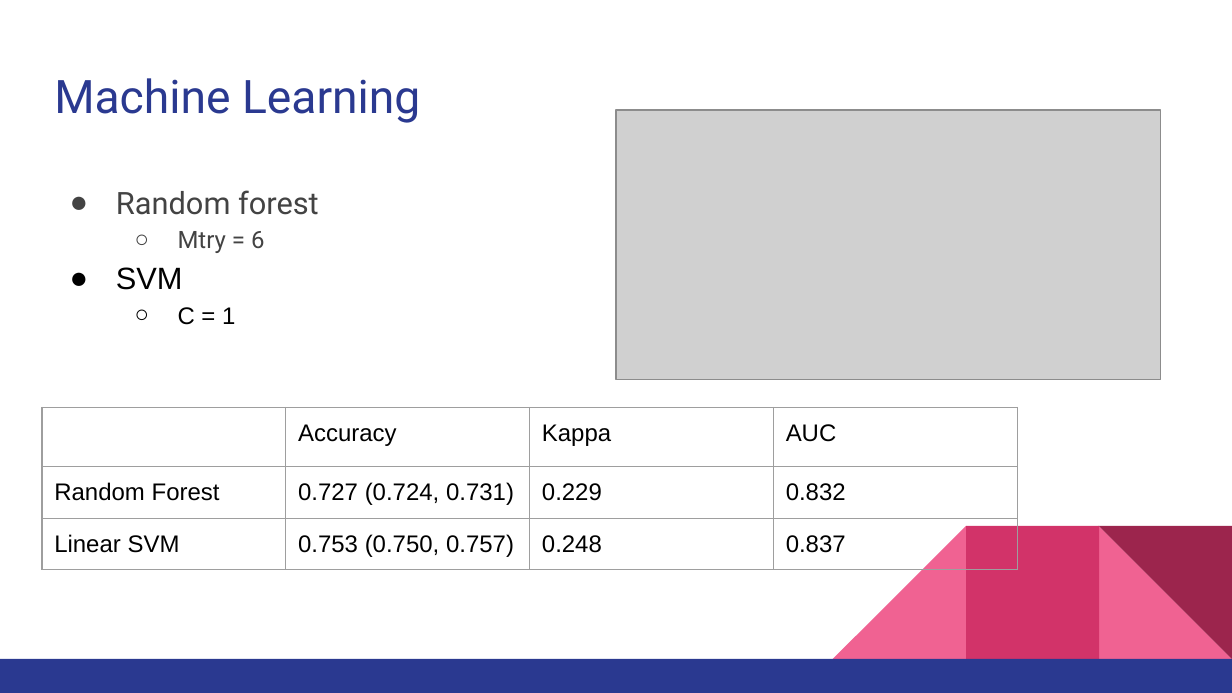
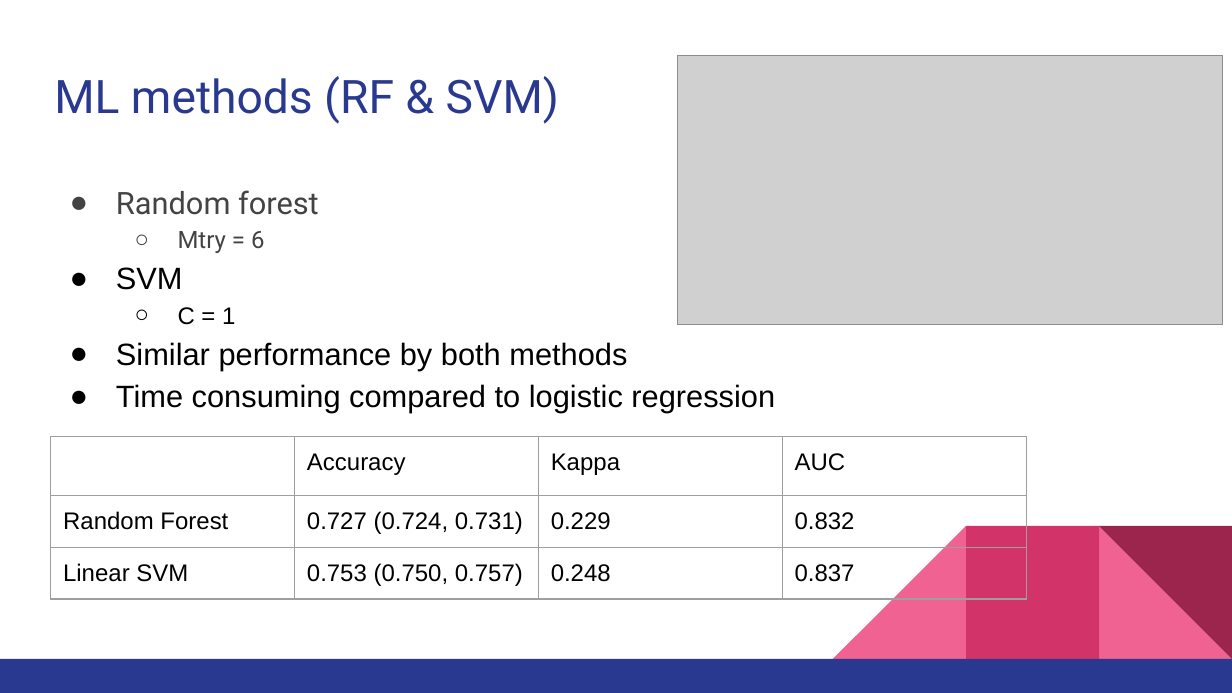
Before and after one commit to eunchong0204/bios735_group2, a slide deck: slide 31 of reports/Presentations/BIOS735_Group2_Presentation(4_27).pptx (slide 30 before the commit). Drawn at 1232x693 pixels with LibreOffice and Linux fonts; fonts in the diff are those of the drawing; grey boxes stand for pictures. Boxes give left, top, right and bottom in pixels: in the first picture for what was removed or moved away, otherwise in the second. Text is boxed around its words. In the diff, an @@ line names an element or a change of style, - is before the commit and + after.

```diff
--- a/reports/Presentations/BIOS735_Group2_Presentation(4_27).pptx
+++ b/reports/Presentations/BIOS735_Group2_Presentation(4_27).pptx
@@ picture: place and size @@
-picture at [616, 110, 1161, 379]
+picture at [678, 55, 1222, 325]
@@ title at [54, 76, 559, 124]: text changed @@
-Machine Learning
+ML methods (RF & SVM)
@@ text at [116, 342, 775, 413]: paragraphs added @@
+● Similar performance by both methods
+● Time consuming compared to logistic regression
@@ table: place and size @@
-table at [42, 408, 1018, 693]
+table at [51, 437, 1026, 693]
```
Also in this commit, not shown: 12 other slides changed, 3 slides added, 3 slides removed, 2 other files.
